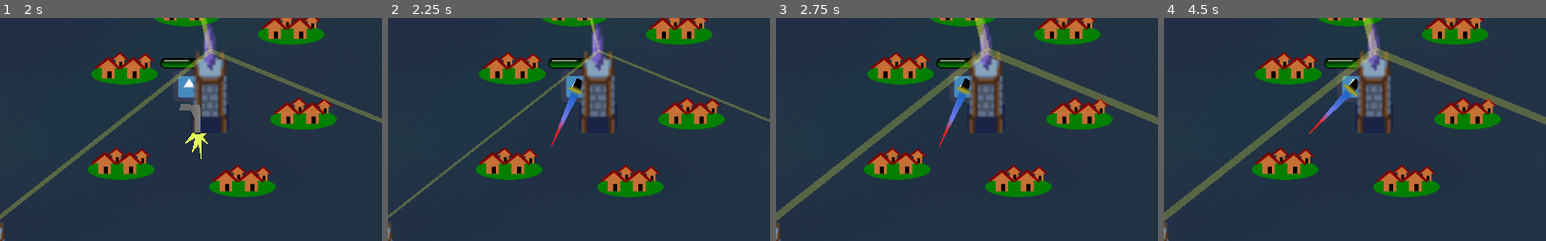
Above: before the commit, frames 1-4 (left to right).
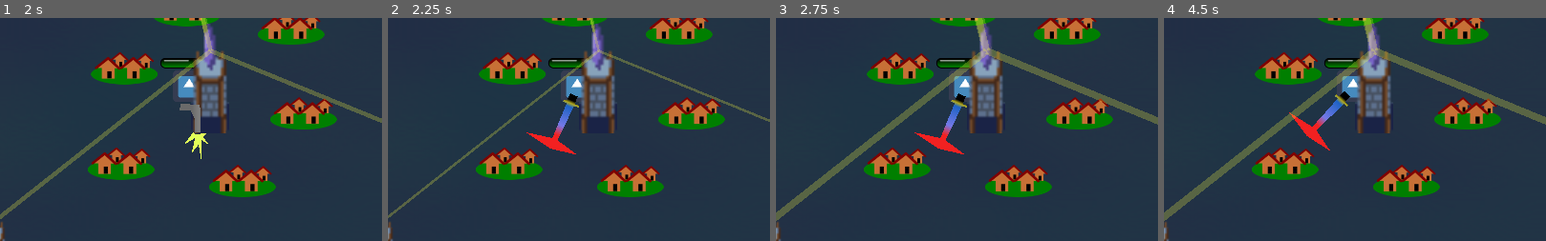
Above: after the commit, the same moments.

Repository: smclaughlan/GWJ52
Game: Godot game, scene res://Main.tscn
Same seed, same stepped clock (60 frames per second), same inputs: the game is played once before the commit and once after it. The engine's default icon, where the game draws it, is replaced by a stand-in: a white triangle on a blue panel in a dark square.
Inputs (mouse positions are % of the whole screen's width and height, from its top left):
- Up to frame 1 (2 s): click "Play" at 0.5 s; click "Begin: Protect The Chandelier" at 1.25 s
- Up to frame 2 (2.25 s): click (39, 94) at 2.02 s
- Up to frame 3 (2.75 s): no input
- Up to frame 4 (4.5 s): click "Pause" at 2.75 s; click "Free Money!" at 3.5 s; click "Resume" at 4.25 s
The pictures show only the part of the screen within x 25-75%, y 35-85%; the shares and areas given below are measured in that part.

Frame 1 is identical in both runs. In frame 2, 0.9% of the frame differs, in the area x 36-51%, y 26-62%; in frame 3, 0.9%; in frame 4, 0.9%.

Commit message:
sword to axe fixed melee damage to enemy spawners

Diff:
--- a/GodotProject/Scenes/Battle/CreepSpawner.tscn
+++ b/GodotProject/Scenes/Battle/CreepSpawner.tscn
@@ -10,7 +10,7 @@
 [sub_resource type="CircleShape2D" id=1]
 radius = 34.0147
 
-[node name="CreepSpawner" type="StaticBody2D"]
+[node name="CreepSpawner" type="StaticBody2D" groups=["EnemySpawners"]]
 collision_layer = 2
 collision_mask = 25
 script = ExtResource( 1 )
--- a/GodotProject/Scenes/Objects/Weapons/Sword.gd
+++ b/GodotProject/Scenes/Objects/Weapons/Sword.gd
@@ -68,7 +68,7 @@
 
 func _on_DamageArea_body_entered(body):
 	if body != null and is_instance_valid(body):
-		if body.is_in_group("creeps"):
+		if body.is_in_group("creeps") or body.is_in_group("EnemySpawners"):
 			if body.has_method("_on_hit"):
 				if player != null and is_instance_valid(player):
 					var impactVector = body.global_position - player.global_position
--- a/GodotProject/Scenes/Objects/Weapons/Sword.tscn
+++ b/GodotProject/Scenes/Objects/Weapons/Sword.tscn
@@ -1,10 +1,10 @@
 [gd_scene load_steps=8 format=2]
 
 [ext_resource path="res://Scenes/Objects/Weapons/Sword.gd" type="Script" id=1]
-[ext_resource path="res://Scenes/Objects/Weapons/schling.wav" type="AudioStream" id=2]
+[ext_resource path="res://_common/sfx/Sword_Swing.wav" type="AudioStream" id=2]
 
 [sub_resource type="RectangleShape2D" id=3]
-extents = Vector2( 165.5, 41.5 )
+extents = Vector2( 171.5, 83.9193 )
 
 [sub_resource type="Gradient" id=1]
 offsets = PoolRealArray( 0, 0.0818713, 0.175439, 0.725146, 1 )
@@ -76,10 +76,10 @@
 tracks/0/imported = false
 tracks/0/enabled = true
 tracks/0/keys = {
-"times": PoolRealArray( 0, 0.25 ),
-"transitions": PoolRealArray( 1, 1 ),
+"times": PoolRealArray( 0, 0.05, 0.25 ),
+"transitions": PoolRealArray( 1, 1, 1 ),
 "update": 1,
-"values": [ true, false ]
+"values": [ false, true, false ]
 }
 tracks/1/type = "value"
 tracks/1/path = NodePath("DamageArea:rotation_degrees")
@@ -88,13 +88,13 @@
 tracks/1/imported = false
 tracks/1/enabled = true
 tracks/1/keys = {
-"times": PoolRealArray( 0, 0.15, 0.2, 0.25, 0.3 ),
-"transitions": PoolRealArray( 1, 1, 1, 1, 1 ),
+"times": PoolRealArray( 0, 0.05, 0.15, 0.2, 0.25, 0.3 ),
+"transitions": PoolRealArray( 1, 1, 1, 1, 1, 1 ),
 "update": 0,
-"values": [ 0.0, -148.133, -201.466, -100.733, 0.0 ]
+"values": [ 80.0, 0.0, -148.133, -201.466, -100.733, 0.0 ]
 }
 
-[node name="Sword" type="Node2D"]
+[node name="PickAxe" type="Node2D"]
 scale = Vector2( 0.393235, 0.393235 )
 script = ExtResource( 1 )
 
@@ -103,15 +103,18 @@
 collision_mask = 2
 
 [node name="CollisionShape2D" type="CollisionShape2D" parent="DamageArea"]
-position = Vector2( 177.5, -6.5 )
+position = Vector2( 171.5, -7.27561e-06 )
+scale = Vector2( 1, 1 )
 shape = SubResource( 3 )
 
 [node name="Sprite" type="Sprite" parent="DamageArea"]
 
 [node name="Polygon2D" type="Polygon2D" parent="DamageArea/Sprite"]
+position = Vector2( 76.2903, 0 )
+scale = Vector2( 0.765516, 1 )
 texture = SubResource( 2 )
 texture_scale = Vector2( 0.25, 1 )
-polygon = PoolVector2Array( -37, -24, 16, -24, 16, -49, 30, -49, 30, -26, 355, 1, 32, 15, 32, 37, 18, 36, 15, 19, -37, 17 )
+polygon = PoolVector2Array( -37, -24, 16, -24, 16, -49, 30, -49, 30, -26, 284.817, -15.2581, 322.962, -139.865, 355, 1, 317.876, 150.038, 284.817, 12.715, 32, 15, 32, 37, 18, 36, 15, 19, -37, 17 )
 
 [node name="SpeedLines" type="Sprite" parent="DamageArea/Sprite"]
 visible = false
@@ -125,6 +128,7 @@
 
 [node name="SwingNoise" type="AudioStreamPlayer2D" parent="."]
 stream = ExtResource( 2 )
+volume_db = 0.7
 
 [connection signal="body_entered" from="DamageArea" to="." method="_on_DamageArea_body_entered"]
 [connection signal="animation_finished" from="AnimationPlayer" to="." method="_on_AnimationPlayer_animation_finished"]
--- a/GodotProject/project.godot
+++ b/GodotProject/project.godot
@@ -26,7 +26,7 @@
 
 [application]
 
-config/name="GWJ 52"
+config/name="GWJ 52 - The Glass Queen"
 run/main_scene="res://Main.tscn"
 config/icon="res://icon.png"
 
Not shown, added: GodotProject/_common/sfx/Click.wav.import
Not shown, added: GodotProject/_common/sfx/Sword_Swing.wav.import
Not shown, added: GodotProject/_common/sfx/Click.wav
Not shown, added: GodotProject/_common/sfx/Sword_Swing.wav
